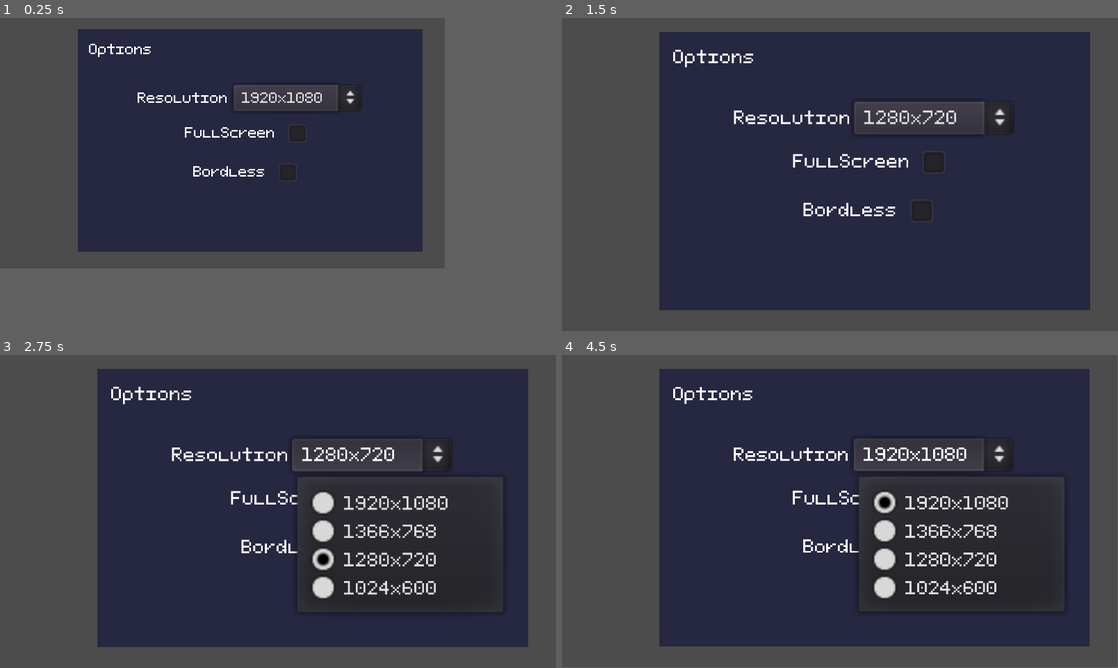
Above: before the commit, frames 1-4 (two rows, left to right).
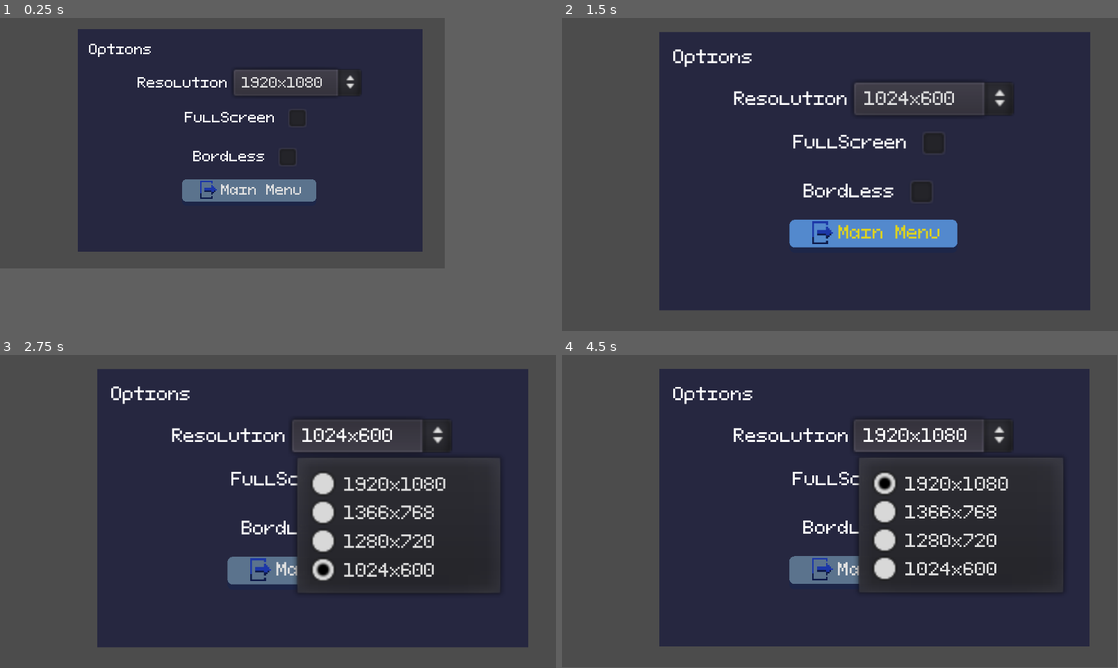
Above: after the commit, the same moments.

Repository: zMenta/DinosaurRun
Game: Godot game, scene res://scenes/interface/menu_options/MenuOptions.tscn
The game is run twice, just before and just after one commit, with the same random seed, the same clock (stepped at 60 frames per second) and the same inputs. This scene is started directly instead of the project's main scene.
Inputs (mouse positions are in pixels of both pictures, inside the frame that each line leads up to; where the layout moved, square brackets give the same spot in the first picture):
- Up to frame 1 (0.25 s): no input
- Up to frame 2 (1.5 s): click "1920x1080" at 0.5 s; click (812, 193) at 1.25 s, where only the run after the commit has a clickable "Main Menu"
- Up to frame 3 (2.75 s): click "1280x720" (after the commit: "1024x600") at 2 s
- Up to frame 4 (4.5 s): click (862, 455) [862, 470] at 2.75 s; click (851, 492) [851, 508] at 3.5 s; click "1920x1080" at 4.25 s

The runs differ from the first frame. In frame 1, 4.3% of the frame differs, in the area x 24-65%, y 16-59%; in frame 2, 6.9%; in frame 3, 8.0%, in the area x 20-91%, y 10-79%; in frame 4, 7.3%.

Commit message:
settings main menu button

Diff:
--- a/DinosaurRun/scenes/interface/menu_options/MenuOptions.gd
+++ b/DinosaurRun/scenes/interface/menu_options/MenuOptions.gd
@@ -1,4 +1,6 @@
 extends Control
+
+signal buttonMainMenu_pressed
 
 onready var resolution_options_button := $ColorRect/VBoxContainer/Resolution/OptionButtonResolution
 
@@ -26,3 +28,7 @@
 func _on_OptionButtonResolution_item_selected(index:int) -> void:
 	var window_size: Vector2 = resolutions[resolution_options_button.get_item_text(index)]
 	OS.set_window_size(window_size)
+
+
+func _on_ButtonMainMenu_pressed() -> void:
+	emit_signal("buttonMainMenu_pressed")
--- a/DinosaurRun/scenes/interface/menu_options/MenuOptions.tscn
+++ b/DinosaurRun/scenes/interface/menu_options/MenuOptions.tscn
@@ -1,11 +1,17 @@
-[gd_scene load_steps=3 format=2]
+[gd_scene load_steps=6 format=2]
 
 [ext_resource path="res://scenes/interface/menu/menu.tscn" type="PackedScene" id=1]
 [ext_resource path="res://scenes/interface/menu_options/MenuOptions.gd" type="Script" id=2]
+[ext_resource path="res://scenes/interface/button/Button.tscn" type="PackedScene" id=3]
+[ext_resource path="res://common/menu_icons/menu_icons.png" type="Texture" id=4]
+
+[sub_resource type="AtlasTexture" id=1]
+resource_local_to_scene = true
+atlas = ExtResource( 4 )
+region = Rect2( 80, 0, 16, 16 )
 
 [node name="MenuOptions" instance=ExtResource( 1 )]
 script = ExtResource( 2 )
-available_resolutions = [ "1920x1080", "640x320" ]
 
 [node name="ColorRect" parent="." index="0"]
 margin_left = 56.0
@@ -18,9 +24,9 @@
 margin_right = 114.0
 
 [node name="Resolution" type="HBoxContainer" parent="ColorRect/VBoxContainer" index="0"]
-margin_top = 32.0
+margin_top = 21.0
 margin_right = 229.0
-margin_bottom = 51.0
+margin_bottom = 40.0
 alignment = 1
 
 [node name="LabelResolution" type="Label" parent="ColorRect/VBoxContainer/Resolution" index="0"]
@@ -40,9 +46,9 @@
 text = "1920x1080"
 
 [node name="FullScreen" type="HBoxContainer" parent="ColorRect/VBoxContainer" index="1"]
-margin_top = 55.0
+margin_top = 44.0
 margin_right = 229.0
-margin_bottom = 79.0
+margin_bottom = 68.0
 alignment = 1
 
 [node name="LabelFullscreen" type="Label" parent="ColorRect/VBoxContainer/FullScreen" index="0"]
@@ -60,9 +66,9 @@
 enabled_focus_mode = 0
 
 [node name="Bordless" type="HBoxContainer" parent="ColorRect/VBoxContainer" index="2"]
-margin_top = 83.0
+margin_top = 72.0
 margin_right = 229.0
-margin_bottom = 107.0
+margin_bottom = 96.0
 alignment = 1
 
 [node name="Label" type="Label" parent="ColorRect/VBoxContainer/Bordless" index="0"]
@@ -79,5 +85,18 @@
 focus_mode = 0
 enabled_focus_mode = 0
 
+[node name="ButtonMainMenu" parent="ColorRect/VBoxContainer" index="3" instance=ExtResource( 3 )]
+margin_left = 74.0
+margin_top = 100.0
+margin_right = 155.0
+margin_bottom = 119.0
+grow_horizontal = 0
+size_flags_horizontal = 4
+size_flags_vertical = 0
+text = "Main Menu"
+icon = SubResource( 1 )
+
 [connection signal="item_selected" from="ColorRect/VBoxContainer/Resolution/OptionButtonResolution" to="." method="_on_OptionButtonResolution_item_selected"]
 [connection signal="toggled" from="ColorRect/VBoxContainer/FullScreen/CheckBox" to="." method="_on_CheckBox_toggled"]
+[connection signal="toggled" from="ColorRect/VBoxContainer/Bordless/CheckBoxBordless" to="." method="_on_CheckBoxBordless_toggled"]
+[connection signal="pressed" from="ColorRect/VBoxContainer/ButtonMainMenu" to="." method="_on_Button_pressed"]
